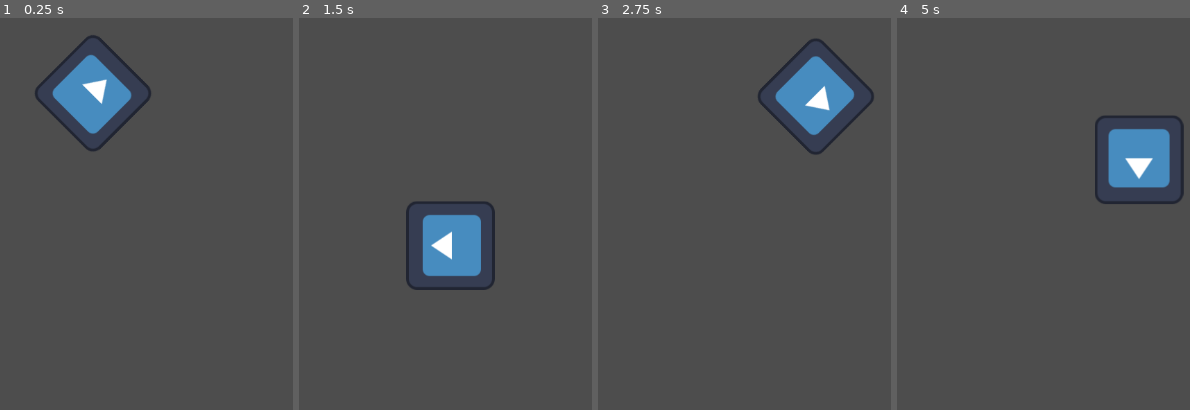
Above: before the commit, frames 1-4 (left to right).
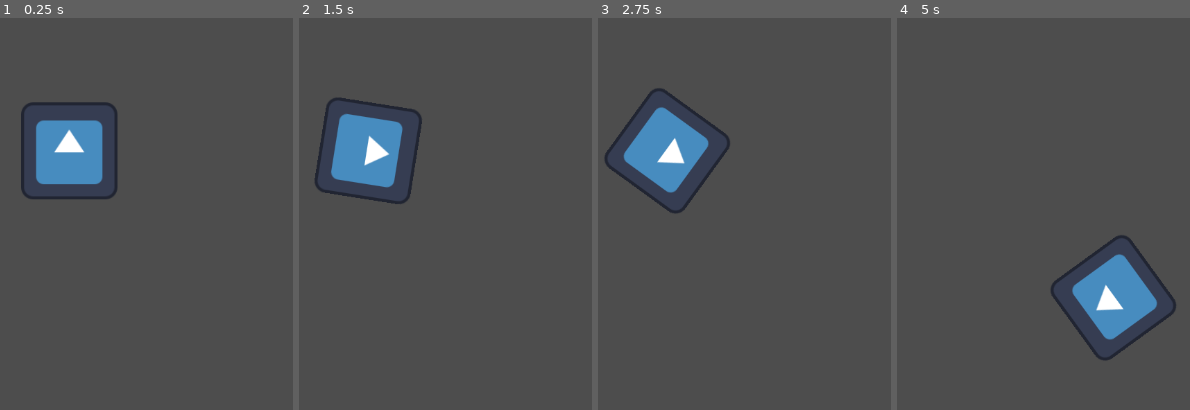
Above: after the commit, the same moments.

Repository: QNguyen25/Scripting
Game: Godot game, scene res://sprite2d.tscn
The game is run twice, just before and just after one commit, with the same random seed, the same clock (stepped at 60 frames per second) and the same inputs. The engine's default icon, where the game draws it, is replaced by a stand-in: a white triangle on a blue panel in a dark square.
Inputs:
- Up to frame 1 (0.25 s): no input
- Up to frame 2 (1.5 s): hold D (right, bound only after the commit) 0.53-1.28 s; hold A (left, bound only after the commit) from 1.28 s (still down)
- Up to frame 3 (2.75 s): release A (left, bound only after the commit) at 2.03 s; hold D (right, bound only after the commit) from 2.03 s (still down)
- Up to frame 4 (5 s): release D (right, bound only after the commit) at 2.78 s; hold W (up, bound only after the commit) 2.78-3.53 s; hold A (left, bound only after the commit) from 3.53 s (still down)

The runs differ from the first frame. In frame 1, 8.0% of the frame differs, in the area x 7-52%, y 4-47%; in frame 2, 8.9%; in frame 3, 8.9%; in frame 4, 9.0%, in the area x 52-98%, y 25-88%.

Commit message:
added input

Diff:
--- a/project.godot
+++ b/project.godot
@@ -14,3 +14,30 @@
 run/main_scene="res://sprite2d.tscn"
 config/features=PackedStringArray("4.2", "Forward Plus")
 config/icon="res://icon.svg"
+
+[input]
+
+left={
+"deadzone": 0.5,
+"events": [Object(InputEventKey,"resource_local_to_scene":false,"resource_name":"","device":-1,"window_id":0,"alt_pressed":false,"shift_pressed":false,"ctrl_pressed":false,"meta_pressed":false,"pressed":false,"keycode":0,"physical_keycode":65,"key_label":0,"unicode":97,"echo":false,"script":null)
+, Object(InputEventKey,"resource_local_to_scene":false,"resource_name":"","device":-1,"window_id":0,"alt_pressed":false,"shift_pressed":false,"ctrl_pressed":false,"meta_pressed":false,"pressed":false,"keycode":0,"physical_keycode":4194319,"key_label":0,"unicode":0,"echo":false,"script":null)
+]
+}
+right={
+"deadzone": 0.5,
+"events": [Object(InputEventKey,"resource_local_to_scene":false,"resource_name":"","device":-1,"window_id":0,"alt_pressed":false,"shift_pressed":false,"ctrl_pressed":false,"meta_pressed":false,"pressed":false,"keycode":0,"physical_keycode":68,"key_label":0,"unicode":100,"echo":false,"script":null)
+, Object(InputEventKey,"resource_local_to_scene":false,"resource_name":"","device":-1,"window_id":0,"alt_pressed":false,"shift_pressed":false,"ctrl_pressed":false,"meta_pressed":false,"pressed":false,"keycode":0,"physical_keycode":4194321,"key_label":0,"unicode":0,"echo":false,"script":null)
+]
+}
+up={
+"deadzone": 0.5,
+"events": [Object(InputEventKey,"resource_local_to_scene":false,"resource_name":"","device":-1,"window_id":0,"alt_pressed":false,"shift_pressed":false,"ctrl_pressed":false,"meta_pressed":false,"pressed":false,"keycode":0,"physical_keycode":87,"key_label":0,"unicode":119,"echo":false,"script":null)
+, Object(InputEventKey,"resource_local_to_scene":false,"resource_name":"","device":-1,"window_id":0,"alt_pressed":false,"shift_pressed":false,"ctrl_pressed":false,"meta_pressed":false,"pressed":false,"keycode":0,"physical_keycode":4194320,"key_label":0,"unicode":0,"echo":false,"script":null)
+]
+}
+down={
+"deadzone": 0.5,
+"events": [Object(InputEventKey,"resource_local_to_scene":false,"resource_name":"","device":-1,"window_id":0,"alt_pressed":false,"shift_pressed":false,"ctrl_pressed":false,"meta_pressed":false,"pressed":false,"keycode":0,"physical_keycode":83,"key_label":0,"unicode":115,"echo":false,"script":null)
+, Object(InputEventKey,"resource_local_to_scene":false,"resource_name":"","device":-1,"window_id":0,"alt_pressed":false,"shift_pressed":false,"ctrl_pressed":false,"meta_pressed":false,"pressed":false,"keycode":0,"physical_keycode":4194322,"key_label":0,"unicode":0,"echo":false,"script":null)
+]
+}
--- a/sprite2d.gd
+++ b/sprite2d.gd
@@ -8,8 +8,25 @@
 
 
 
+
 func _process(delta):
-	rotation += angular_speed * delta
+	#rotation += angular_speed * delta
 
-	var velocity = Vector2.UP.rotated(rotation) * speed
+	#var velocity = Vector2.UP.rotated(rotation) * speed
+	#position += velocity * delta
+	var direction = 0
+	#if the player presses the a key turn left
+	if Input.is_action_pressed("left"):
+		direction = -1
+	#if the player presses the d key turn right
+	if Input.is_action_pressed("right"):
+		direction = 1
+
+	print(direction)
+	rotation += angular_speed * delta * direction
+
+	var velocity = Vector2.ZERO
+	if Input.is_action_pressed("up"):
+		velocity = Vector2.UP.rotated(rotation) * speed
+
 	position += velocity * delta
--- a/sprite2d.tscn
+++ b/sprite2d.tscn
@@ -4,6 +4,7 @@
 [ext_resource type="Script" path="res://sprite2d.gd" id="2_dyujh"]
 
 [node name="Node2D" type="Sprite2D"]
-position = Vector2(550, 280)
+position = Vector2(555.5, 274)
+scale = Vector2(1.08594, 1.09375)
 texture = ExtResource("1_n75x6")
 script = ExtResource("2_dyujh")
